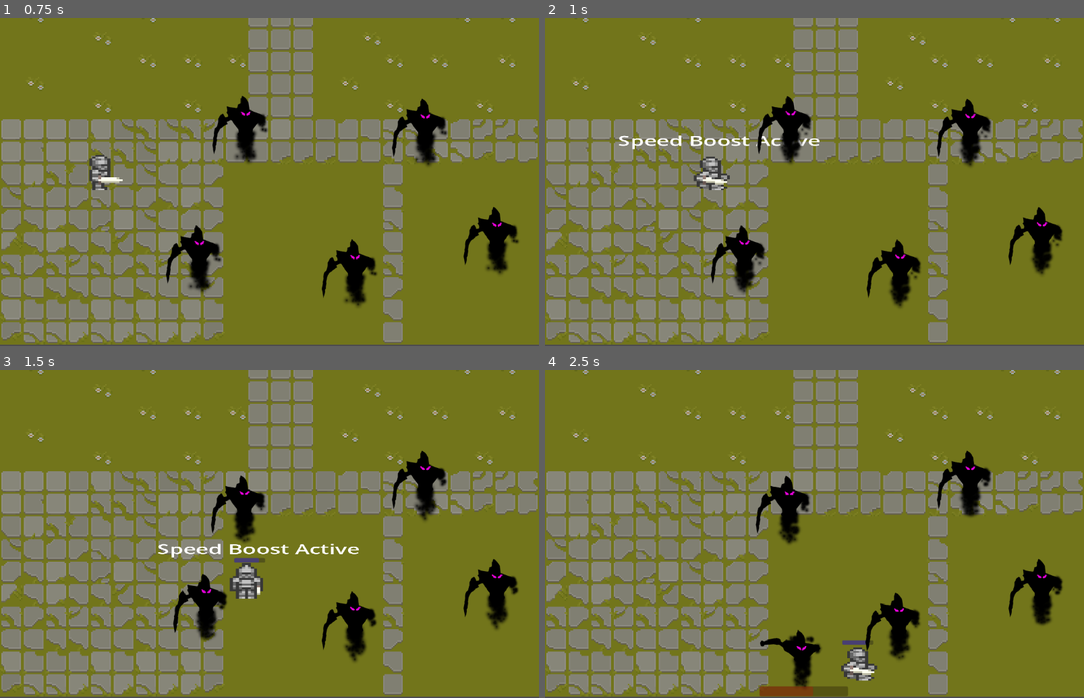
Above: before the commit, frames 1-4 (two rows, left to right).
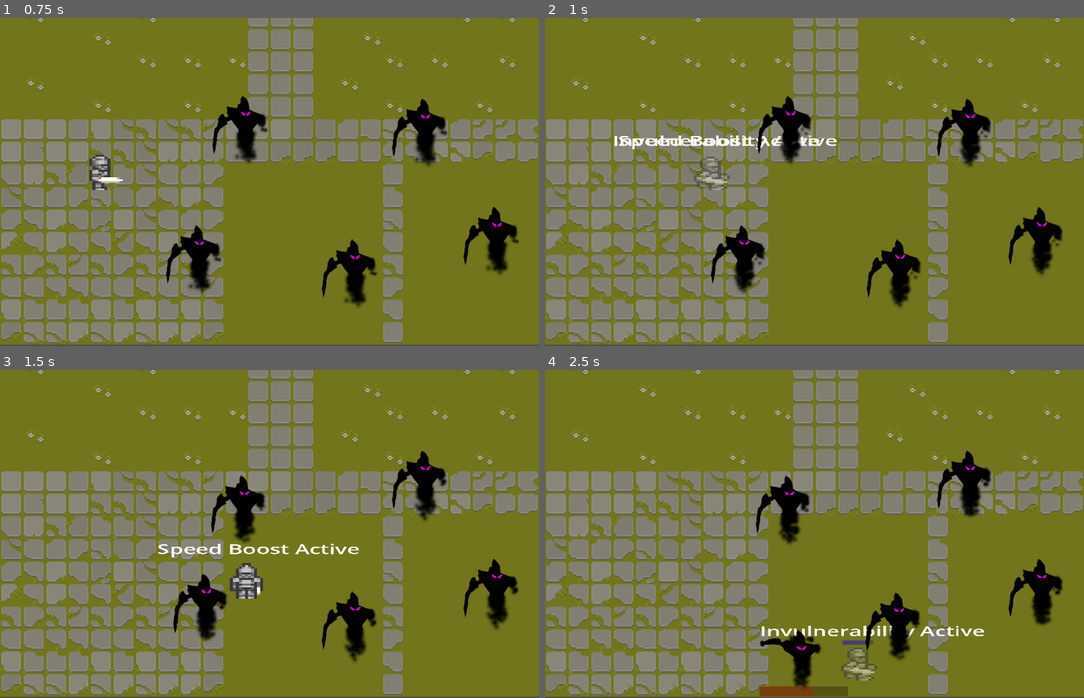
Above: after the commit, the same moments.

Repository: IsaiahNaden/A-Tale-of-A-Knight
Game: Godot game, scene res://scenes/world_2.tscn
Same seed, same stepped clock (60 frames per second), same inputs: the game is played once before the commit and once after it.
Inputs:
- Up to frame 1 (0.75 s): hold Right (ui_right) from 0.53 s (still down); tap E (attack) at 0.6 s
- Up to frame 2 (1 s): keep holding Right (ui_right); tap Space (ui_select) at 0.77 s; tap S (ui_invulnerability, bound only after the commit) at 0.8 s
- Up to frame 3 (1.5 s): release Right (ui_right) at 1.28 s; hold Down (ui_down) from 1.28 s (still down); tap S (ui_invulnerability, bound only after the commit) at 1.35 s
- Up to frame 4 (2.5 s): tap Space (ui_select) at 1.52 s; tap E (attack) at 1.55, 2.1 s; release Down (ui_down) at 2.03 s; hold Right (ui_right) from 2.03 s (still down); tap S (ui_invulnerability, bound only after the commit) at 2.3 s

Frame 1 is identical in both runs. In frame 2, 0.7% of the frame differs, in the area x 12-55%, y 35-53%; in frame 3, less than 0.1%; in frame 4, 0.9%, in the area x 40-82%, y 77-95%.

Commit message:
added invulnerability feature

Diff:
--- a/project.godot
+++ b/project.godot
@@ -31,6 +31,11 @@
 "events": [Object(InputEventKey,"resource_local_to_scene":false,"resource_name":"","device":-1,"window_id":0,"alt_pressed":false,"shift_pressed":false,"ctrl_pressed":false,"meta_pressed":false,"pressed":false,"keycode":0,"physical_keycode":69,"key_label":0,"unicode":101,"echo":false,"script":null)
 ]
 }
+ui_invulnerability={
+"deadzone": 0.5,
+"events": [Object(InputEventKey,"resource_local_to_scene":false,"resource_name":"","device":-1,"window_id":0,"alt_pressed":false,"shift_pressed":false,"ctrl_pressed":false,"meta_pressed":false,"pressed":false,"keycode":0,"physical_keycode":83,"key_label":0,"unicode":115,"echo":false,"script":null)
+]
+}
 
 [rendering]
 
--- a/scenes/player.tscn
+++ b/scenes/player.tscn
@@ -361,6 +361,33 @@
 
 [node name="speed_boost_inactive_label_timer" type="Timer" parent="."]
 wait_time = 3.0
+one_shot = true
+
+[node name="invulnerability_timer" type="Timer" parent="."]
+wait_time = 10.0
+
+[node name="InvulnerabilityLabel" type="Label" parent="."]
+offset_left = -34.588
+offset_top = -33.3611
+offset_right = 129.412
+offset_bottom = -10.3611
+scale = Vector2(0.5, 0.5)
+text = "Invulnerability Active"
+
+[node name="invulnerability_label_timer" type="Timer" parent="."]
+wait_time = 3.0
+one_shot = true
+
+[node name="InvulnerabilityInactiveLabel" type="Label" parent="."]
+offset_left = -35.0966
+offset_top = -32.5271
+offset_right = 141.903
+offset_bottom = -9.52711
+scale = Vector2(0.5, 0.5)
+text = "Invulnerability Inactive"
+
+[node name="invulnerability_inactive_label_timer" type="Timer" parent="."]
+wait_time = 3.0
 
 [connection signal="body_entered" from="player_hitbox" to="." method="_on_player_hitbox_body_entered"]
 [connection signal="body_exited" from="player_hitbox" to="." method="_on_player_hitbox_body_exited"]
@@ -370,3 +397,6 @@
 [connection signal="timeout" from="speed_boost_timer" to="." method="_on_speed_boost_timer_timeout"]
 [connection signal="timeout" from="speed_boost_label_timer" to="." method="_on_speed_boost_label_timer_timeout"]
 [connection signal="timeout" from="speed_boost_inactive_label_timer" to="." method="_on_speed_boost_inactive_label_timer_timeout"]
+[connection signal="timeout" from="invulnerability_timer" to="." method="_on_invulnerability_timer_timeout"]
+[connection signal="timeout" from="invulnerability_label_timer" to="." method="_on_invulnerability_label_timer_timeout"]
+[connection signal="timeout" from="invulnerability_inactive_label_timer" to="." method="_on_invulnerability_inactive_label_timer_timeout"]
--- a/scripts/player.gd
+++ b/scripts/player.gd
@@ -11,24 +11,43 @@
 const normal_speed = 100
 const boosted_speed = 200
 var current_speed = normal_speed
+
 var speed_boost_active = false
 
+var invulnerable = false
+
 var current_dir = "none"
+
 var speed_boost_timer: Timer
+var speed_boost_label: Label
 var speed_boost_label_timer: Timer
 var speed_boost_inactive_label_timer: Timer
-var speed_boost_label: Label
 var speed_boost_inactive_label: Label
+
+var invulnerability_timer: Timer
+var invulnerability_label: Label
+var invulnerability_label_timer: Timer
+var invulnerability_inactive_label: Label
+var invulnerability_inactive_label_timer: Timer
+
 
 
 func _ready():
 	speed_boost_timer = $speed_boost_timer
+	speed_boost_label = $SpeedBoostLabel
 	speed_boost_label_timer = $speed_boost_label_timer
+	speed_boost_inactive_label = $SpeedBoostInactiveLabel
 	speed_boost_inactive_label_timer = $speed_boost_inactive_label_timer
-	speed_boost_label = $SpeedBoostLabel
-	speed_boost_inactive_label = $SpeedBoostInactiveLabel
 	speed_boost_label.visible = false
 	speed_boost_inactive_label.visible = false
+
+	invulnerability_timer = $invulnerability_timer
+	invulnerability_label = $InvulnerabilityLabel
+	invulnerability_label_timer = $invulnerability_label_timer
+	invulnerability_inactive_label = $InvulnerabilityInactiveLabel
+	invulnerability_inactive_label_timer = $invulnerability_inactive_label_timer
+	invulnerability_label.visible = false
+	invulnerability_inactive_label.visible = false
 
 
 func _physics_process(delta):
@@ -64,11 +83,26 @@
 			speed_boost_label.visible = false
 
 	if speed_boost_active:
-		print("speed boost active")
 		current_speed = boosted_speed
 	else:
-		print("speed boost inactive")
 		current_speed = normal_speed
+
+	if Input.is_action_just_pressed("ui_invulnerability"):
+		invulnerable = !invulnerable
+		if invulnerable:
+			invulnerable = true
+			invulnerability_timer.start()
+			invulnerability_label.visible = true
+			invulnerability_label_timer.start()
+			$AnimatedSprite2D.modulate = Color(1, 1, 1, 0.5)
+			print("Player is now invulnerable")
+		else:
+			invulnerable = false
+			invulnerability_timer.stop()
+			invulnerability_label.visible = false
+			$AnimatedSprite2D.modulate = Color(1, 1, 1, 1)
+			print("Player is no longer invulnerable")
+
 
 
 	if Input.is_action_pressed("ui_right"):
@@ -146,7 +180,7 @@
 		enemy_inattack_range = false
 
 func enemy_attack():
-	if enemy_inattack_range and enemy_attack_cooldown == true:
+	if enemy_inattack_range and enemy_attack_cooldown and not invulnerable == true:
 		health = health - 20
 		enemy_attack_cooldown = false
 		$attack_cooldown.start()
@@ -229,3 +263,21 @@
 
 func _on_speed_boost_inactive_label_timer_timeout():
 	speed_boost_inactive_label.visible = false
+
+
+
+func _on_invulnerability_timer_timeout():
+	invulnerable = false
+	invulnerability_inactive_label.visible = true
+	invulnerability_inactive_label_timer.start()
+	$AnimatedSprite2D.modulate = Color(1, 1, 1, 1)
+
+
+
+
+func _on_invulnerability_label_timer_timeout():
+	invulnerability_label.visible = false
+
+
+func _on_invulnerability_inactive_label_timer_timeout():
+	invulnerability_inactive_label.visible = false
